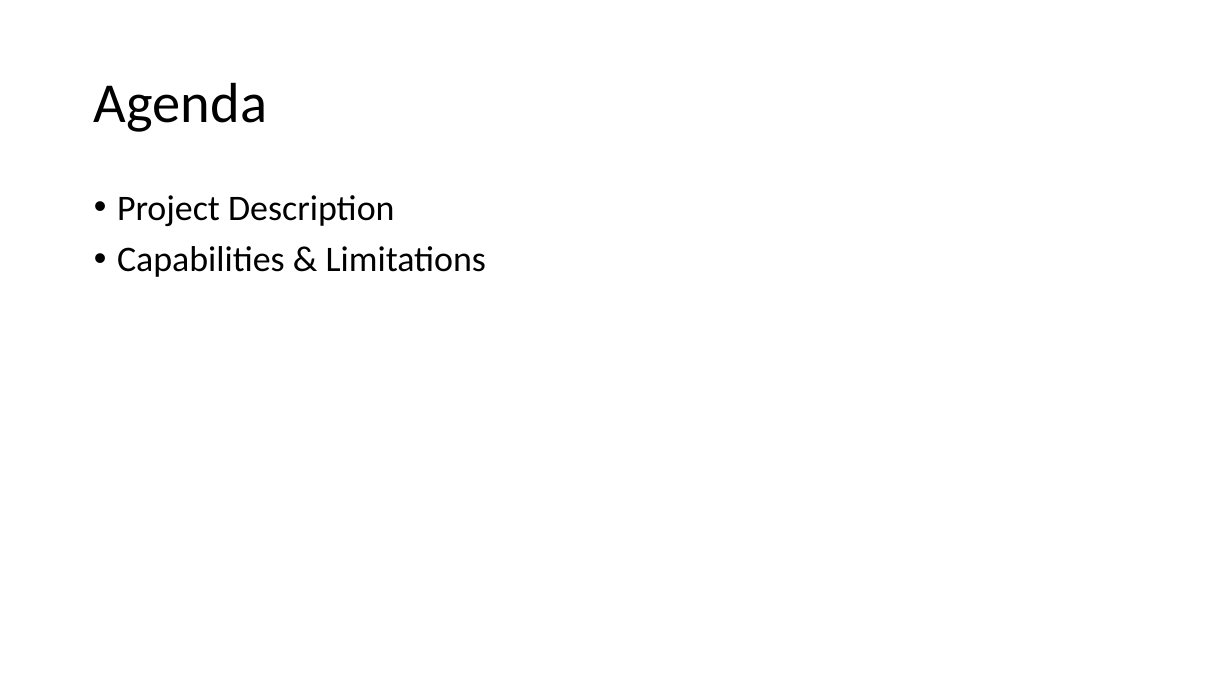
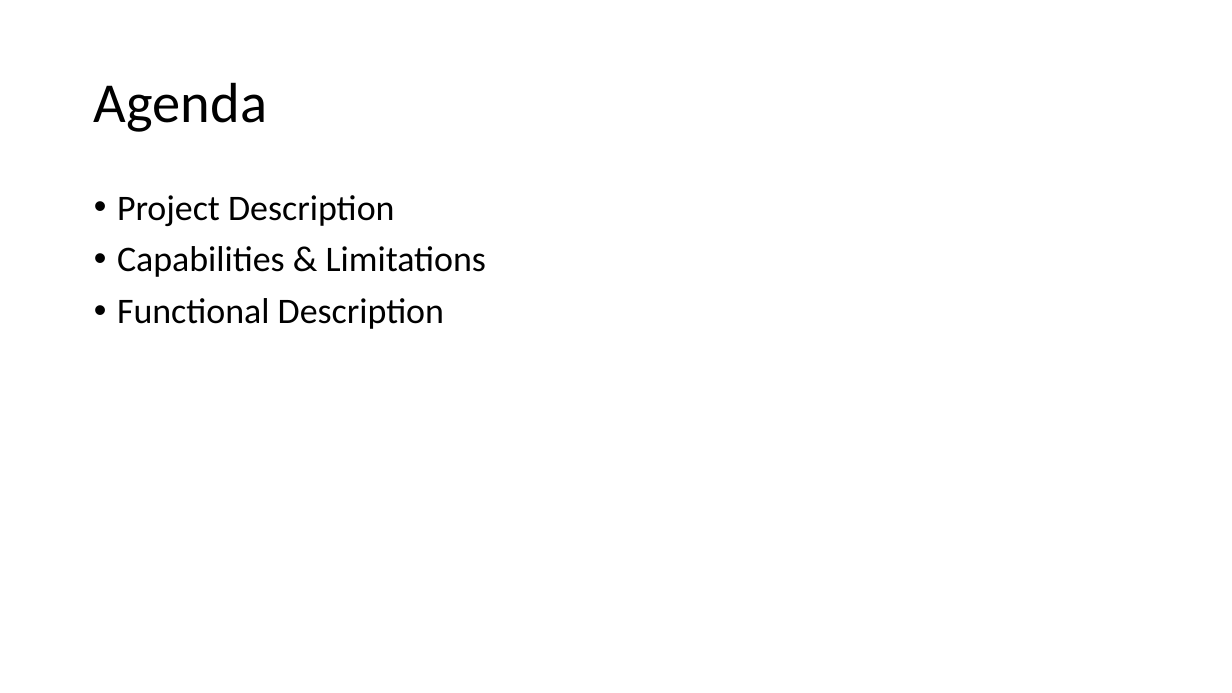
Before and after one commit to kparlak/dart-scoring-system, a slide deck: slide 2 of documentation/Dart_Scoring_System_PDR.pptx. Drawn at 1232x693 pixels with LibreOffice and Linux fonts; fonts in the diff are those of the drawing. Boxes give left, top, right and bottom in pixels: in the first picture for what was removed or moved away, otherwise in the second. Text is boxed around its words. In the diff, an @@ line names an element or a change of style, - is before the commit and + after.

Commit message:
Create functional diagrams

```diff
--- a/documentation/Dart_Scoring_System_PDR.pptx
+++ b/documentation/Dart_Scoring_System_PDR.pptx
@@ text at (117,298,444,329): paragraph added @@
+• Functional Description
```
Also in this commit, not shown: 2 other slides changed, 6 slides added, 3 other files.
